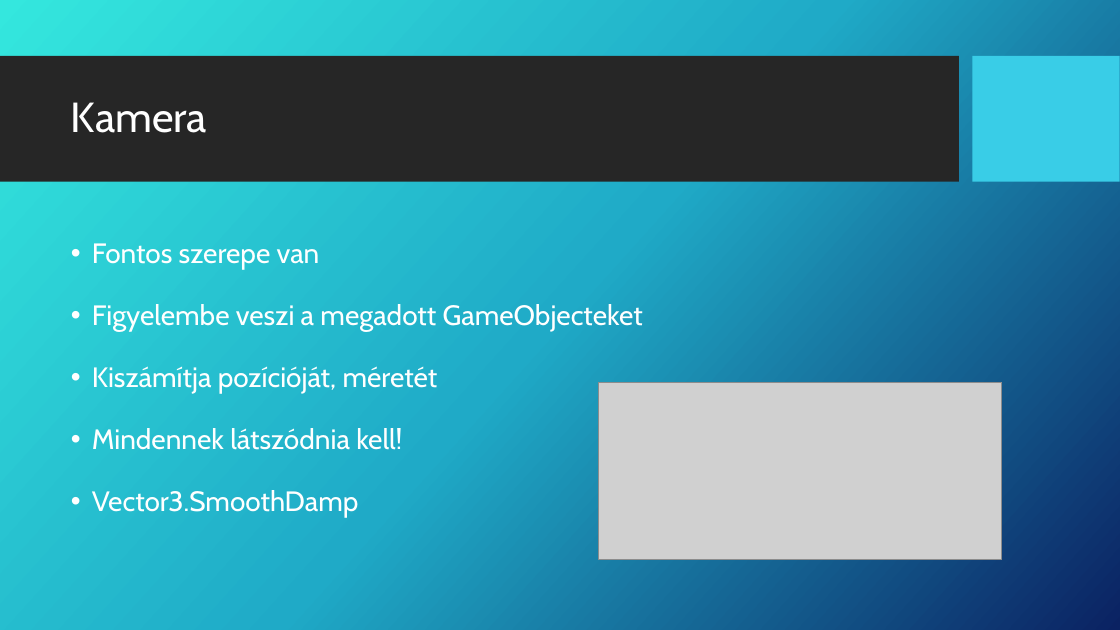
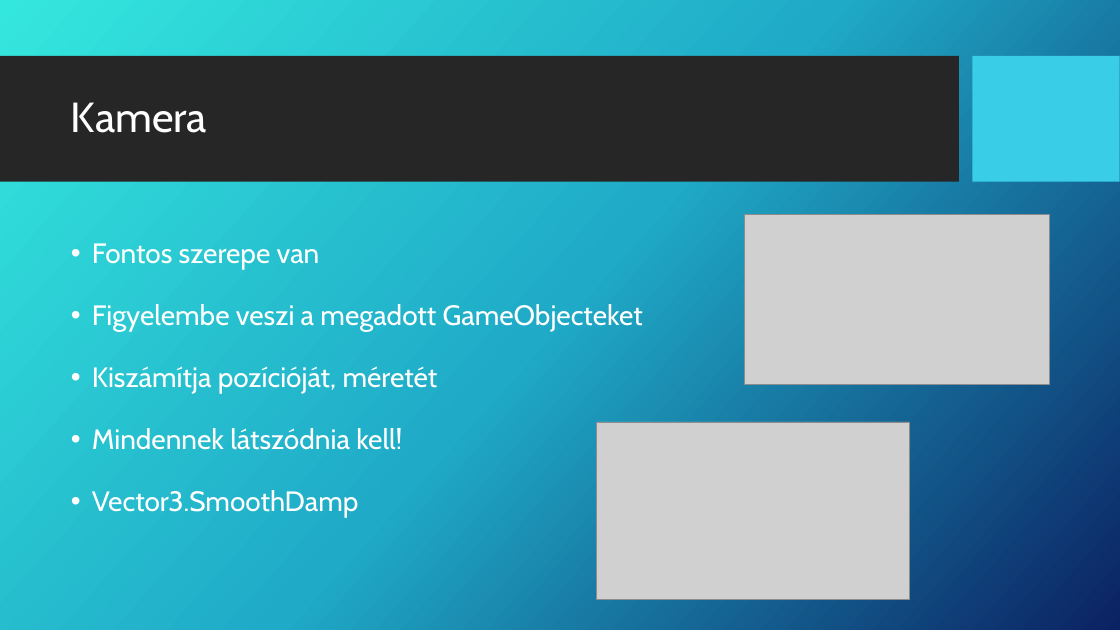
Before and after one commit to gaborvecsei/OnalloLaboratorium, a slide deck: slide 8 of Presentation/presentation.pptx. Drawn at 1120x630 pixels with LibreOffice and Linux fonts; fonts in the diff are those of the drawing; grey boxes stand for pictures; background and template pictures are left out. Boxes give left, top, right and bottom in pixels: in the first picture for what was removed or moved away, otherwise in the second. Text is boxed around its words. In the diff, an @@ line names an element or a change of style, - is before the commit and + after.

Commit message:
Presentation update

```diff
--- a/Presentation/presentation.pptx
+++ b/Presentation/presentation.pptx
@@ picture added at box(744, 215, 1050, 385) @@
@@ picture: place and size @@
-picture at box(598, 382, 1002, 560)
+picture at box(597, 422, 910, 600)
```
Also in this commit, not shown: 2 other files.
